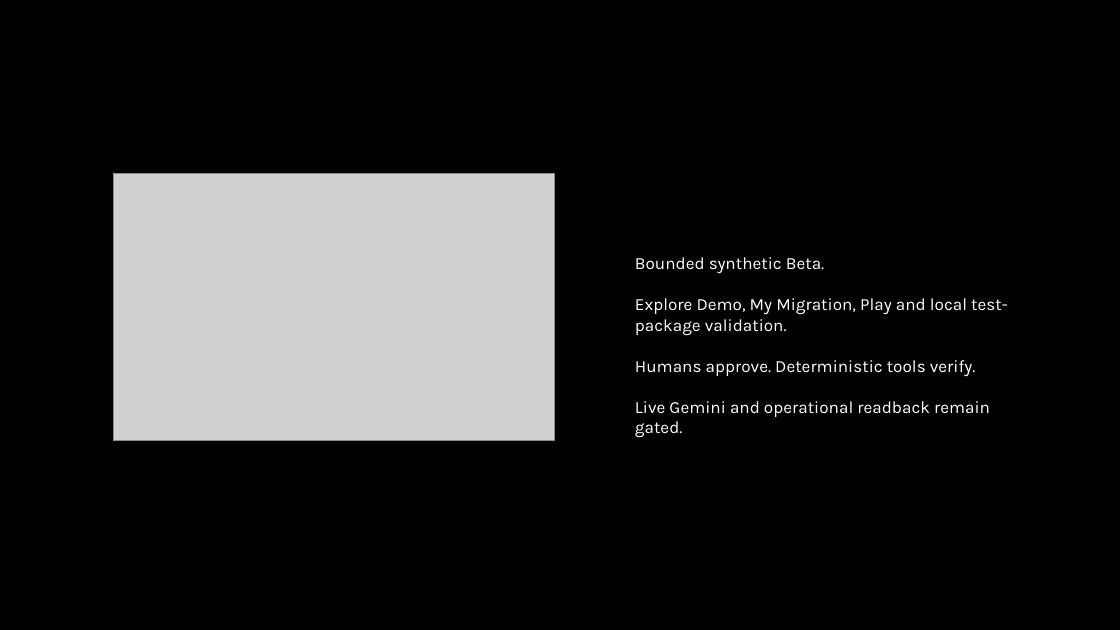
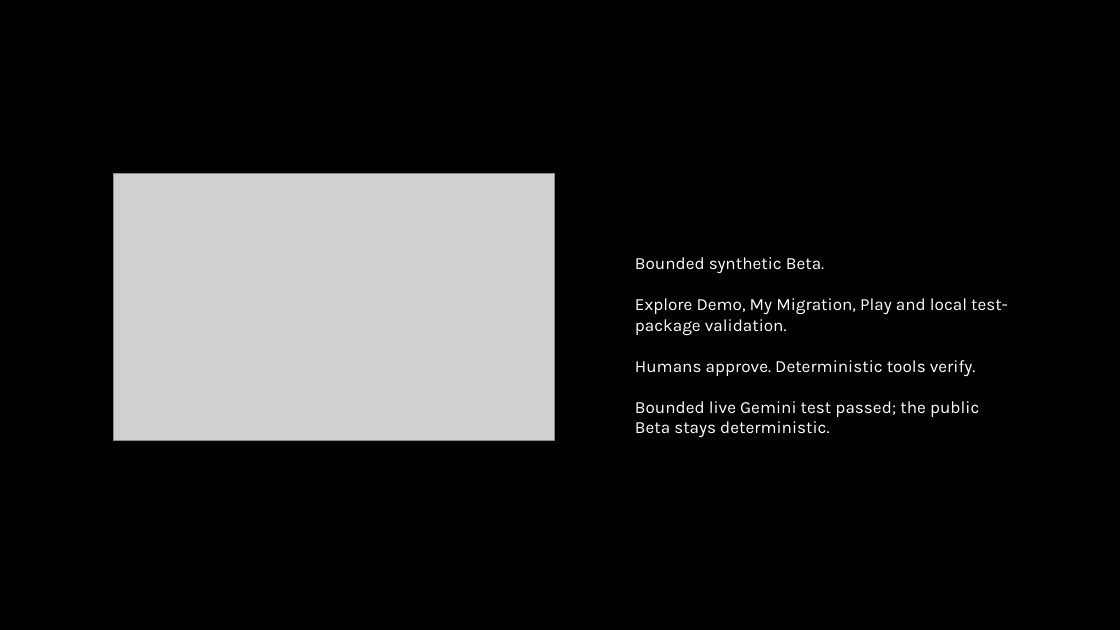
Before and after one commit to JEMathew/movers-and-ledgers, a slide deck: slide 2 of docs/submission/assets/movebooks-final-deck.pptx. Drawn at 1120x630 pixels with LibreOffice and Linux fonts; fonts in the diff are those of the drawing; grey boxes stand for pictures. Boxes give left, top, right and bottom in pixels: in the first picture for what was removed or moved away, otherwise in the second. Text is boxed around its words. In the diff, an @@ line names an element or a change of style, - is before the commit and + after.

```diff
--- a/docs/submission/assets/movebooks-final-deck.pptx
+++ b/docs/submission/assets/movebooks-final-deck.pptx
@@ text at [635, 401, 979, 437]: text changed @@
-Live Gemini and operational readback remain gated.
+Bounded live Gemini test passed; the public Beta stays deterministic.
```
Also in this commit, not shown: 4 other slides changed, 7 other files.
